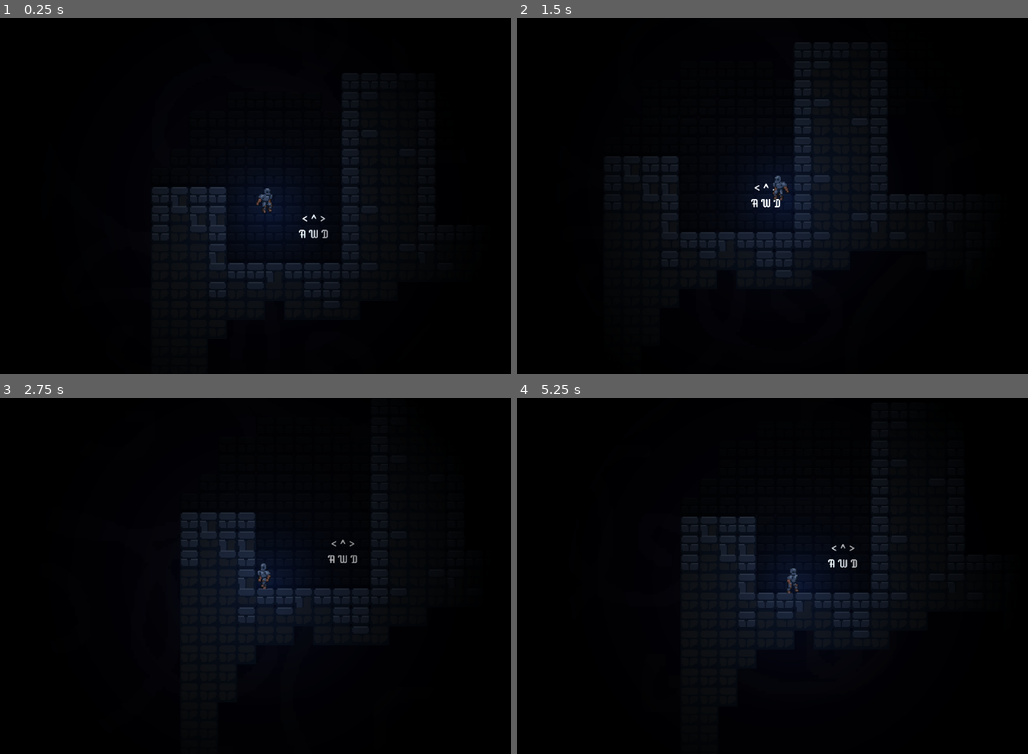
Above: before the commit, frames 1-4 (two rows, left to right).
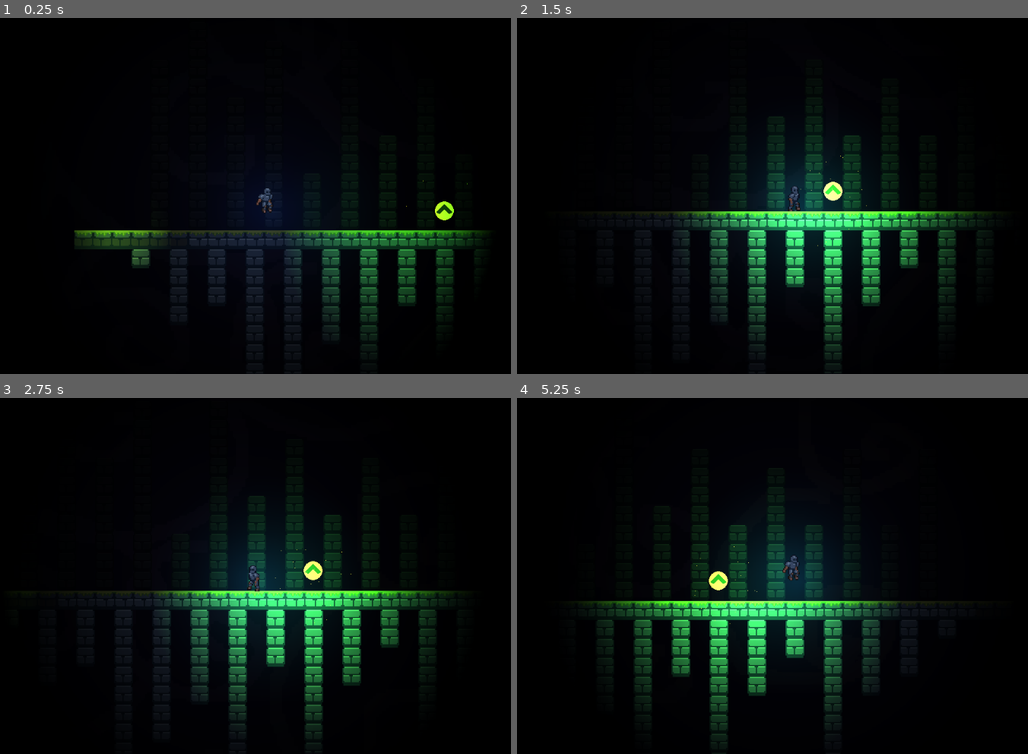
Above: after the commit, the same moments.

Repository: MarkZagors/LTGJ2022
Game: Godot game, scene res://Main.tscn
Two runs of this game, one before a commit and one after it. Both use one fixed random seed, a clock stepped at 60 frames per second and the inputs below.
Inputs:
- Up to frame 1 (0.25 s): no input
- Up to frame 2 (1.5 s): hold Right (move_right) from 0.53 s (still down); tap Up (jump) at 0.6, 0.77, 1.07 s; tap Space (again) at 1.35 s
- Up to frame 3 (2.75 s): tap Up (jump) at 1.52, 1.55, 1.82, 2.3 s; release Right (move_right) at 2.03 s; hold A (left) from 2.03 s (still down); tap F (interact) at 2.1 s
- Up to frame 4 (5.25 s): release A (left) at 2.78 s; hold Right (move_right) 2.78-4.28 s; tap Up (jump) at 2.85, 3.02, 3.32, 3.77, 3.8, 4.07, 4.52, 4.55, 4.82, 5.1 s; tap Space (again) at 3.6 s; hold A (left) 4.28-5.03 s; tap F (interact) at 4.35 s; hold Right (move_right) from 5.03 s (still down)

The runs differ from the first frame. In frame 1, 7.6% of the frame differs, in the area x 14-96%, y 15-95%; in frame 2, 12%, in the area x 18-94%, y 6-100%; in frame 3, 12%; in frame 4, 12%.

Commit message:
Level3 done

Diff:
--- a/Main.tscn
+++ b/Main.tscn
@@ -23,41 +23,41 @@
 [ext_resource path="res://Run/char_jump1 (1).png" type="Texture" id=21]
 [ext_resource path="res://Run/char_jump2.png" type="Texture" id=22]
 
-[sub_resource type="SpriteFrames" id=31]
+[sub_resource type="SpriteFrames" id=1]
 animations = [ {
 "frames": [ ExtResource( 19 ), ExtResource( 18 ) ],
 "loop": true,
 "name": "idle",
 "speed": 1.5
 }, {
+"frames": [ ExtResource( 20 ) ],
+"loop": true,
+"name": "wall",
+"speed": 5.0
+}, {
+"frames": [ ExtResource( 22 ) ],
+"loop": true,
+"name": "jumpDown",
+"speed": 5.0
+}, {
+"frames": [ ExtResource( 14 ), ExtResource( 9 ), ExtResource( 17 ), ExtResource( 15 ), ExtResource( 13 ), ExtResource( 16 ) ],
+"loop": true,
+"name": "run",
+"speed": 8.0
+}, {
 "frames": [ ExtResource( 21 ) ],
 "loop": true,
 "name": "jumpUp",
 "speed": 5.0
-}, {
-"frames": [ ExtResource( 20 ) ],
-"loop": true,
-"name": "wall",
-"speed": 5.0
-}, {
-"frames": [ ExtResource( 22 ) ],
-"loop": true,
-"name": "jumpDown",
-"speed": 5.0
-}, {
-"frames": [ ExtResource( 14 ), ExtResource( 9 ), ExtResource( 17 ), ExtResource( 15 ), ExtResource( 13 ), ExtResource( 16 ) ],
-"loop": true,
-"name": "run",
-"speed": 8.0
 } ]
 
-[sub_resource type="RectangleShape2D" id=1]
+[sub_resource type="RectangleShape2D" id=2]
 extents = Vector2( 25.0831, 40.1574 )
 
-[sub_resource type="RectangleShape2D" id=2]
+[sub_resource type="RectangleShape2D" id=3]
 extents = Vector2( 33.429, 52.543 )
 
-[sub_resource type="Animation" id=24]
+[sub_resource type="Animation" id=4]
 resource_name = "Fade"
 length = 2.0
 tracks/0/type = "value"
@@ -100,64 +100,64 @@
      COLOR = texture(TEXTURE, fract(UV+move));
 }"
 
-[sub_resource type="ShaderMaterial" id=27]
-shader = SubResource( 26 )
+[sub_resource type="ShaderMaterial" id=6]
+shader = SubResource( 5 )
 shader_param/direction = Vector2( 1, 1 )
 shader_param/speed_scale = 0.05
 
-[sub_resource type="DynamicFont" id=29]
+[sub_resource type="DynamicFont" id=7]
 size = 40
 font_data = ExtResource( 12 )
 
+[sub_resource type="OccluderPolygon2D" id=8]
+polygon = PoolVector2Array( 16, 16, 0, 16, 0, 0, 16, 0 )
+
+[sub_resource type="OccluderPolygon2D" id=9]
+polygon = PoolVector2Array( 16, 16, 0, 16, 0, 0, 16, 0 )
+
+[sub_resource type="OccluderPolygon2D" id=10]
+polygon = PoolVector2Array( 16, 16, 0, 16, 0, 0, 16, 0 )
+
+[sub_resource type="OccluderPolygon2D" id=11]
+polygon = PoolVector2Array( 16, 16, 0, 16, 0, 0, 16, 0 )
+
+[sub_resource type="OccluderPolygon2D" id=12]
+polygon = PoolVector2Array( 16, 16, 0, 16, 0, 0, 16, 0 )
+
+[sub_resource type="OccluderPolygon2D" id=13]
+polygon = PoolVector2Array( 16, 16, 0, 16, 0, 0, 16, 0 )
+
 [sub_resource type="OccluderPolygon2D" id=14]
 polygon = PoolVector2Array( 16, 16, 0, 16, 0, 0, 16, 0 )
 
 [sub_resource type="OccluderPolygon2D" id=15]
-polygon = PoolVector2Array( 16, 16, 0, 16, 0, 0, 16, 0 )
-
-[sub_resource type="OccluderPolygon2D" id=16]
-polygon = PoolVector2Array( 16, 16, 0, 16, 0, 0, 16, 0 )
-
-[sub_resource type="OccluderPolygon2D" id=17]
-polygon = PoolVector2Array( 16, 16, 0, 16, 0, 0, 16, 0 )
-
-[sub_resource type="OccluderPolygon2D" id=18]
-polygon = PoolVector2Array( 16, 16, 0, 16, 0, 0, 16, 0 )
-
-[sub_resource type="OccluderPolygon2D" id=19]
-polygon = PoolVector2Array( 16, 16, 0, 16, 0, 0, 16, 0 )
-
-[sub_resource type="OccluderPolygon2D" id=20]
-polygon = PoolVector2Array( 16, 16, 0, 16, 0, 0, 16, 0 )
-
-[sub_resource type="OccluderPolygon2D" id=21]
 polygon = PoolVector2Array( 0, 0, 16, 0, 16, 16, 0, 16 )
 
-[sub_resource type="ConvexPolygonShape2D" id=6]
+[sub_resource type="ConvexPolygonShape2D" id=16]
 points = PoolVector2Array( 16, 16, 0, 16, 0, 0, 16, 0 )
 
-[sub_resource type="ConvexPolygonShape2D" id=7]
+[sub_resource type="ConvexPolygonShape2D" id=17]
 points = PoolVector2Array( 16, 16, 0, 16, 0, 0, 16, 0 )
 
-[sub_resource type="ConvexPolygonShape2D" id=8]
+[sub_resource type="ConvexPolygonShape2D" id=18]
 points = PoolVector2Array( 16, 16, 0, 16, 0, 0, 16, 0 )
 
-[sub_resource type="ConvexPolygonShape2D" id=9]
+[sub_resource type="ConvexPolygonShape2D" id=19]
 points = PoolVector2Array( 16, 16, 0, 16, 0, 0, 16, 0 )
 
-[sub_resource type="ConvexPolygonShape2D" id=10]
+[sub_resource type="ConvexPolygonShape2D" id=20]
 points = PoolVector2Array( 16, 16, 0, 16, 0, 0, 16, 0 )
 
-[sub_resource type="ConvexPolygonShape2D" id=11]
+[sub_resource type="ConvexPolygonShape2D" id=21]
 points = PoolVector2Array( 16, 16, 0, 16, 0, 0, 16, 0 )
 
-[sub_resource type="ConvexPolygonShape2D" id=12]
+[sub_resource type="ConvexPolygonShape2D" id=22]
 points = PoolVector2Array( 16, 16, 0, 16, 0, 0, 16, 0 )
 
-[sub_resource type="ConvexPolygonShape2D" id=13]
+[sub_resource type="ConvexPolygonShape2D" id=23]
 points = PoolVector2Array( 16, 16, 0, 16, 0, 0, 16, 0 )
 
-[sub_resource type="TileSet" id=4]
+[sub_resource type="TileSet" id=24]
 0/name = "tileset.png 0"
 0/texture = ExtResource( 4 )
 0/tex_offset = Vector2( 0, 0 )
@@ -282,10 +282,9 @@
 damping_random = 0.33
 scale = 40.0
 scale_random = 0.83
-color_ramp = SubResource( 34 )
-
-[sub_resource type="Animation" id=25]
-resource_name = "Fade"
+color_ramp = SubResource( 29 )
+
+[sub_resource type="Animation" id=31]
 length = 2.0
 tracks/0/type = "value"
 tracks/0/path = NodePath(".:volume_db")
@@ -300,17 +299,17 @@
 "values": [ -1.01, -41.654 ]
 }
 
-[sub_resource type="RectangleShape2D" id=23]
+[sub_resource type="RectangleShape2D" id=32]
 extents = Vector2( 13819.8, 373.457 )
 
-[sub_resource type="DynamicFont" id=30]
+[sub_resource type="DynamicFont" id=33]
 size = 40
 font_data = ExtResource( 12 )
 
 [node name="Node2D" type="Node2D"]
 
 [node name="Player" type="KinematicBody2D" parent="."]
-position = Vector2( 385.224, 124.26 )
+position = Vector2( 11587.8, -3285.95 )
 script = ExtResource( 2 )
 
 [node name="Sprite" type="AnimatedSprite" parent="Player"]
@@ -319,12 +318,12 @@
 position = Vector2( -0.536255, -10.0222 )
 scale = Vector2( 3.24677, 3.24677 )
 z_index = 95
-frames = SubResource( 31 )
+frames = SubResource( 1 )
 animation = "jumpDown"
 playing = true
 
 [node name="CollisionShape2D" type="CollisionShape2D" parent="Player"]
-shape = SubResource( 1 )
+shape = SubResource( 2 )
 
 [node name="WallLeft" type="RayCast2D" parent="Player"]
 position = Vector2( 1.01505, 35.4846 )
@@ -374,18 +373,18 @@
 
 [node name="Fade" type="Sprite" parent="Player"]
 modulate = Color( 0, 0, 0, 0 )
-position = Vector2( 68.2585, -17.4612 )
+position = Vector2( 68.2588, -17.4612 )
 scale = Vector2( 104.876, 55.2693 )
 z_index = 999
 texture = ExtResource( 10 )
 
 [node name="AnimationPlayer" type="AnimationPlayer" parent="Player/Fade"]
-anims/Fade = SubResource( 24 )
+anims/Fade = SubResource( 4 )
 
 [node name="BG" type="Sprite" parent="Player"]
 modulate = Color( 1, 1, 1, 0.0196078 )
 light_mask = 0
-material = SubResource( 27 )
+material = SubResource( 6 )
 position = Vector2( -13.032, -10.6931 )
 scale = Vector2( 5.24674, 5.24674 )
 z_index = -999
@@ -424,18 +423,20 @@
 modulate = Color( 0.117647, 0.117647, 0.117647, 0.780392 )
 scale = Vector2( 4, 4 )
 z_index = -99
-tile_set = SubResource( 22 )
+tile_set = SubResource( 25 )
 cell_size = Vector2( 16, 16 )
 format = 1
 tile_data = PoolIntArray( -4128678, 0, 0, -4128677, 0, 0, -4128676, 0, 0, -4128675, 0, 0, -4128674, 0, 0, -4128673, 0,  …(15858 unchanged characters)…
 
 [node name="TilemapPlatform" type="TileMap" parent="."]
-tile_set = SubResource( 4 )
+tile_set = SubResource( 24 )
 collision_layer = 2
 collision_mask = 2
 format = 1
 
-[node name="Rythm1" type="Area2D" parent="." groups=["zoneButton"]]
+[node name="Rythm1" type="Area2D" parent="." groups=[
+"zoneButton",
+]]
 position = Vector2( 6209.1, -3902.64 )
 collision_layer = 3
 collision_mask = 3
@@ -469,9 +470,11 @@
 one_shot = true
 explosiveness = 0.89
 visibility_rect = Rect2( -1000, -1000, 2000, 2000 )
-process_material = SubResource( 32 )
-
-[node name="Rythm2" type="Area2D" parent="." groups=["zoneButton"]]
+process_material = SubResource( 30 )
+
+[node name="Rythm2" type="Area2D" parent="." groups=[
+"zoneButton",
+]]
 position = Vector2( 12190.1, -3202.62 )
 collision_layer = 3
 collision_mask = 3
@@ -505,9 +508,11 @@
 one_shot = true
 explosiveness = 0.89
 visibility_rect = Rect2( -1000, -1000, 2000, 2000 )
-process_material = SubResource( 32 )
-
-[node name="Rythm3" type="Area2D" parent="." groups=["zoneButton"]]
+process_material = SubResource( 30 )
+
+[node name="Rythm3" type="Area2D" parent="." groups=[
+"zoneButton",
+]]
 position = Vector2( 3665.1, 264.623 )
 collision_layer = 3
 collision_mask = 3
@@ -549,14 +554,14 @@
 autoplay = true
 
 [node name="AnimationPlayer" type="AnimationPlayer" parent="Music"]
-anims/Fade = SubResource( 25 )
+anims/Fade = SubResource( 31 )
 
 [node name="DeathBox" type="Area2D" parent="."]
 script = ExtResource( 8 )
 
 [node name="CollisionShape2D" type="CollisionShape2D" parent="DeathBox"]
 position = Vector2( -19.0488, 1968.38 )
-shape = SubResource( 23 )
+shape = SubResource( 32 )
 
 [node name="Node2D" type="Node2D" parent="."]
 
--- a/RythmSection.gd
+++ b/RythmSection.gd
@@ -19,8 +19,8 @@
 	},
 	"Rythm2": {
 		"bpm": 120,
-		"song": preload("res://Music/gamejamjam1.wav"),
-		"notes": "",
+		"song": preload("res://Music/setion_nature.wav"),
+		"notes": "200u 600u 1000u 1400u 1800r 2200d 2600l 3200d 3300r 3400u 3500l 3700d 3800r 3850u 3900l 4000u 4100r 4200d 4300r 4400u 4450l 4500d 4700l 4800r 4900l 5000r 5100l 5200d 5400l 5600d 5800r 6000u 6100l 6300d 6400d 6500r 6600u 6700l 6900d 7000l 7050u 7100r 7200u 7300r 7400d 7500r 7600u 7650l 7700d 7900l 8000r 8100l 8200r 8300l 8400u 8600r 8800d 9000r 9200l 9400u 10400w",
 	},
 	"Rythm3": {
 		"bpm": 120,
--- a/project.godot
+++ b/project.godot
@@ -45,60 +45,60 @@
 
 move_left={
 "deadzone": 0.5,
-"events": [ Object(InputEventKey,"resource_local_to_scene":false,"resource_name":"","device":0,"alt":false,"shift":false,"control":false,"meta":false,"command":false,"pressed":false,"scancode":16777231,"physical_scancode":0,"unicode":0,"echo":false,"script":null)
-, Object(InputEventKey,"resource_local_to_scene":false,"resource_name":"","device":0,"alt":false,"shift":false,"control":false,"meta":false,"command":false,"pressed":false,"scancode":65,"physical_scancode":0,"unicode":0,"echo":false,"script":null)
+"events": [ Object(InputEventKey,"resource_local_to_scene":false,"resource_name":"","device":0,"alt":false,"shift":false,"control":false,"meta":false,"command":false,"pressed":false,"scancode":16777231,"unicode":0,"echo":false,"script":null)
+, Object(InputEventKey,"resource_local_to_scene":false,"resource_name":"","device":0,"alt":false,"shift":false,"control":false,"meta":false,"command":false,"pressed":false,"scancode":65,"unicode":0,"echo":false,"script":null)
  ]
 }
 move_right={
 "deadzone": 0.5,
-"events": [ Object(InputEventKey,"resource_local_to_scene":false,"resource_name":"","device":0,"alt":false,"shift":false,"control":false,"meta":false,"command":false,"pressed":false,"scancode":16777233,"physical_scancode":0,"unicode":0,"echo":false,"script":null)
-, Object(InputEventKey,"resource_local_to_scene":false,"resource_name":"","device":0,"alt":false,"shift":false,"control":false,"meta":false,"command":false,"pressed":false,"scancode":68,"physical_scancode":0,"unicode":0,"echo":false,"script":null)
+"events": [ Object(InputEventKey,"resource_local_to_scene":false,"resource_name":"","device":0,"alt":false,"shift":false,"control":false,"meta":false,"command":false,"pressed":false,"scancode":16777233,"unicode":0,"echo":false,"script":null)
+, Object(InputEventKey,"resource_local_to_scene":false,"resource_name":"","device":0,"alt":false,"shift":false,"control":false,"meta":false,"command":false,"pressed":false,"scancode":68,"unicode":0,"echo":false,"script":null)
  ]
 }
 jump={
 "deadzone": 0.5,
-"events": [ Object(InputEventKey,"resource_local_to_scene":false,"resource_name":"","device":0,"alt":false,"shift":false,"control":false,"meta":false,"command":false,"pressed":false,"scancode":16777232,"physical_scancode":0,"unicode":0,"echo":false,"script":null)
-, Object(InputEventKey,"resource_local_to_scene":false,"resource_name":"","device":0,"alt":false,"shift":false,"control":false,"meta":false,"command":false,"pressed":false,"scancode":87,"physical_scancode":0,"unicode":0,"echo":false,"script":null)
-, Object(InputEventKey,"resource_local_to_scene":false,"resource_name":"","device":0,"alt":false,"shift":false,"control":false,"meta":false,"command":false,"pressed":false,"scancode":32,"physical_scancode":0,"unicode":0,"echo":false,"script":null)
+"events": [ Object(InputEventKey,"resource_local_to_scene":false,"resource_name":"","device":0,"alt":false,"shift":false,"control":false,"meta":false,"command":false,"pressed":false,"scancode":16777232,"unicode":0,"echo":false,"script":null)
+, Object(InputEventKey,"resource_local_to_scene":false,"resource_name":"","device":0,"alt":false,"shift":false,"control":false,"meta":false,"command":false,"pressed":false,"scancode":87,"unicode":0,"echo":false,"script":null)
+, Object(InputEventKey,"resource_local_to_scene":false,"resource_name":"","device":0,"alt":false,"shift":false,"control":false,"meta":false,"command":false,"pressed":false,"scancode":32,"unicode":0,"echo":false,"script":null)
  ]
 }
 up={
 "deadzone": 0.5,
-"events": [ Object(InputEventKey,"resource_local_to_scene":false,"resource_name":"","device":0,"alt":false,"shift":false,"control":false,"meta":false,"command":false,"pressed":false,"scancode":16777232,"physical_scancode":0,"unicode":0,"echo":false,"script":null)
-, Object(InputEventKey,"resource_local_to_scene":false,"resource_name":"","device":0,"alt":false,"shift":false,"control":false,"meta":false,"command":false,"pressed":false,"scancode":87,"physical_scancode":0,"unicode":0,"echo":false,"script":null)
+"events": [ Object(InputEventKey,"resource_local_to_scene":false,"resource_name":"","device":0,"alt":false,"shift":false,"control":false,"meta":false,"command":false,"pressed":false,"scancode":16777232,"unicode":0,"echo":false,"script":null)
+, Object(InputEventKey,"resource_local_to_scene":false,"resource_name":"","device":0,"alt":false,"shift":false,"control":false,"meta":false,"command":false,"pressed":false,"scancode":87,"unicode":0,"echo":false,"script":null)
  ]
 }
 down={
 "deadzone": 0.5,
-"events": [ Object(InputEventKey,"resource_local_to_scene":false,"resource_name":"","device":0,"alt":false,"shift":false,"control":false,"meta":false,"command":false,"pressed":false,"scancode":16777234,"physical_scancode":0,"unicode":0,"echo":false,"script":null)
-, Object(InputEventKey,"resource_local_to_scene":false,"resource_name":"","device":0,"alt":false,"shift":false,"control":false,"meta":false,"command":false,"pressed":false,"scancode":83,"physical_scancode":0,"unicode":0,"echo":false,"script":null)
+"events": [ Object(InputEventKey,"resource_local_to_scene":false,"resource_name":"","device":0,"alt":false,"shift":false,"control":false,"meta":false,"command":false,"pressed":false,"scancode":16777234,"unicode":0,"echo":false,"script":null)
+, Object(InputEventKey,"resource_local_to_scene":false,"resource_name":"","device":0,"alt":false,"shift":false,"control":false,"meta":false,"command":false,"pressed":false,"scancode":83,"unicode":0,"echo":false,"script":null)
  ]
 }
 right={
 "deadzone": 0.5,
-"events": [ Object(InputEventKey,"resource_local_to_scene":false,"resource_name":"","device":0,"alt":false,"shift":false,"control":false,"meta":false,"command":false,"pressed":false,"scancode":16777233,"physical_scancode":0,"unicode":0,"echo":false,"script":null)
-, Object(InputEventKey,"resource_local_to_scene":false,"resource_name":"","device":0,"alt":false,"shift":false,"control":false,"meta":false,"command":false,"pressed":false,"scancode":68,"physical_scancode":0,"unicode":0,"echo":false,"script":null)
+"events": [ Object(InputEventKey,"resource_local_to_scene":false,"resource_name":"","device":0,"alt":false,"shift":false,"control":false,"meta":false,"command":false,"pressed":false,"scancode":16777233,"unicode":0,"echo":false,"script":null)
+, Object(InputEventKey,"resource_local_to_scene":false,"resource_name":"","device":0,"alt":false,"shift":false,"control":false,"meta":false,"command":false,"pressed":false,"scancode":68,"unicode":0,"echo":false,"script":null)
  ]
 }
 left={
 "deadzone": 0.5,
-"events": [ Object(InputEventKey,"resource_local_to_scene":false,"resource_name":"","device":0,"alt":false,"shift":false,"control":false,"meta":false,"command":false,"pressed":false,"scancode":65,"physical_scancode":0,"unicode":0,"echo":false,"script":null)
-, Object(InputEventKey,"resource_local_to_scene":false,"resource_name":"","device":0,"alt":false,"shift":false,"control":false,"meta":false,"command":false,"pressed":false,"scancode":16777231,"physical_scancode":0,"unicode":0,"echo":false,"script":null)
+"events": [ Object(InputEventKey,"resource_local_to_scene":false,"resource_name":"","device":0,"alt":false,"shift":false,"control":false,"meta":false,"command":false,"pressed":false,"scancode":65,"unicode":0,"echo":false,"script":null)
+, Object(InputEventKey,"resource_local_to_scene":false,"resource_name":"","device":0,"alt":false,"shift":false,"control":false,"meta":false,"command":false,"pressed":false,"scancode":16777231,"unicode":0,"echo":false,"script":null)
  ]
 }
 interact={
 "deadzone": 0.5,
-"events": [ Object(InputEventKey,"resource_local_to_scene":false,"resource_name":"","device":0,"alt":false,"shift":false,"control":false,"meta":false,"command":false,"pressed":false,"scancode":70,"physical_scancode":0,"unicode":0,"echo":false,"script":null)
+"events": [ Object(InputEventKey,"resource_local_to_scene":false,"resource_name":"","device":0,"alt":false,"shift":false,"control":false,"meta":false,"command":false,"pressed":false,"scancode":70,"unicode":0,"echo":false,"script":null)
  ]
 }
 again={
 "deadzone": 0.5,
-"events": [ Object(InputEventKey,"resource_local_to_scene":false,"resource_name":"","device":0,"alt":false,"shift":false,"control":false,"meta":false,"command":false,"pressed":false,"scancode":32,"physical_scancode":0,"unicode":0,"echo":false,"script":null)
+"events": [ Object(InputEventKey,"resource_local_to_scene":false,"resource_name":"","device":0,"alt":false,"shift":false,"control":false,"meta":false,"command":false,"pressed":false,"scancode":32,"unicode":0,"echo":false,"script":null)
  ]
 }
 quit={
 "deadzone": 0.5,
-"events": [ Object(InputEventKey,"resource_local_to_scene":false,"resource_name":"","device":0,"alt":false,"shift":false,"control":false,"meta":false,"command":false,"pressed":false,"scancode":16777217,"physical_scancode":0,"unicode":0,"echo":false,"script":null)
+"events": [ Object(InputEventKey,"resource_local_to_scene":false,"resource_name":"","device":0,"alt":false,"shift":false,"control":false,"meta":false,"command":false,"pressed":false,"scancode":16777217,"unicode":0,"echo":false,"script":null)
  ]
 }
 
Not shown: 16 places in Main.tscn that only renumber resources
Not shown, added: Music/setion_nature.wav.import
Not shown, added: Music/setion_nature.wav
